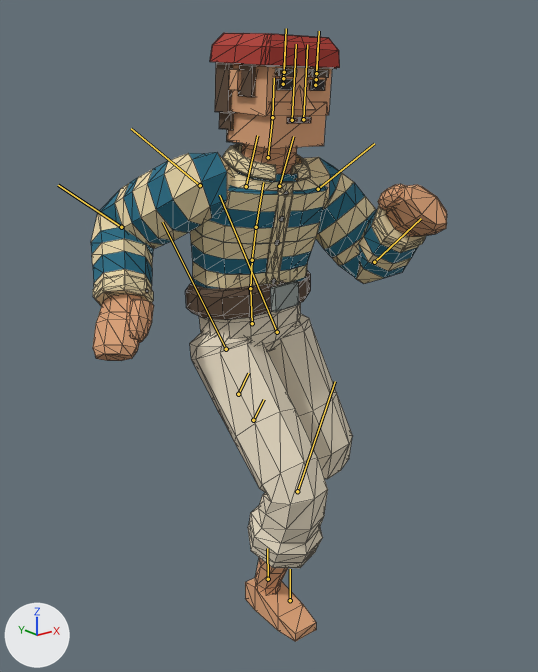
Before and after pictures for a commit that changed the glTF model public/assets/animations/run.glb.
The view is the same before and after, from a 50 mm camera at (-1.351, -1.619, 1.403) aimed at (-0.171, -0.144, 0.813). The axes (+X, +Y, +Z) are drawn at lower left. The lights are the same throughout. The older version comes first. Both versions are drawn at frame 8 of the action 'Run'; the numbers are the values there. The bones that change, and the others that lie on the model, are drawn over the model as lines. Mesh edges are drawn as thin lines.

Names of what the first picture shows: 'Mesh_0', 'attach-belt-mesh', 'attach-bottom-mesh', 'attach-hair-mesh', 'attach-hat-mesh', 'attach-top-mesh'.
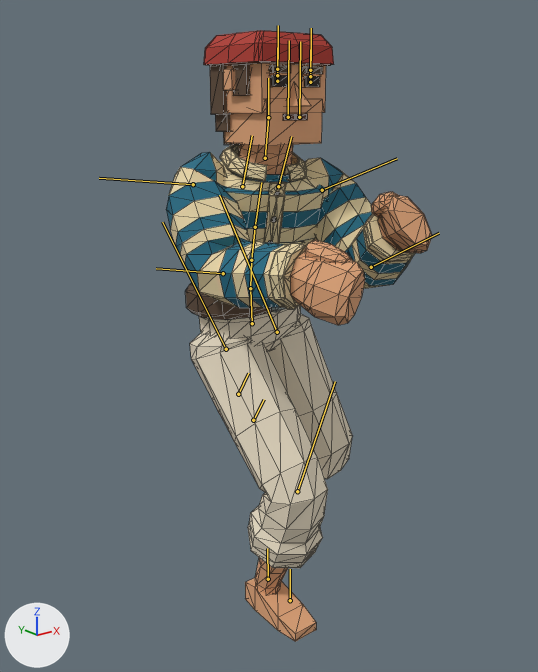
Boxes [x1, y1, x2, y2] around the edits, measured in the pictures (538 x 672 px):
'attach-top-mesh', posed (26% narrower)
    before: [91, 144, 426, 305]
    after: [166, 145, 415, 309]
'Mesh_0', posed
    before: [93, 64, 447, 642]
    after: [218, 63, 432, 642]
'attach-hat-mesh', posed
    before: [210, 33, 340, 68]
    after: [204, 31, 334, 65]
'attach-hair-mesh', posed
    before: [215, 62, 336, 143]
    after: [210, 61, 330, 145]
'attach-belt-mesh', unchanged, covered by the edit
    before: [185, 271, 311, 320]
    after: [185, 283, 286, 320]
bone 'Spine', root to tip
    before: (250, 288) to (252, 260)
    after: (250, 288) to (251, 260)
bone 'Spine1', root to tip
    before: (252, 260) to (256, 227)
    after: (251, 260) to (255, 227)
bone 'Spine2', root to tip
    before: (256, 227) to (263, 182)
    after: (255, 227) to (261, 182)
bone 'Neck', root to tip
    before: (268, 157) to (272, 117)
    after: (265, 158) to (268, 117)
bone 'Head', root to tip
    before: (272, 117) to (274, 78)
    after: (268, 117) to (268, 78)
bone 'LeftArm', root to tip
    before: (318, 189) to (374, 143)
    after: (322, 190) to (397, 158)
bone 'LeftForeArm', root to tip
    before: (374, 262) to (421, 218)
    after: (371, 267) to (439, 233)
bone 'RightArm', root to tip
    before: (200, 185) to (131, 128)
    after: (193, 184) to (99, 178)
bone 'RightForeArm', root to tip
    before: (121, 227) to (58, 185)
    after: (223, 273) to (156, 268)

The edits, one by one:
Bone 'Spine' (bone_spine) turns from (8, -13, -2) to (8, -16, -2) degrees about its own x, y and z.
Bone 'Spine1' (bone_spine1) turns from (6, -3, -1) to (6, -6, 0) degrees about its own x, y and z.
Bone 'Spine2' (bone_spine2) turns from (5, -2, -1) to (5, -5, 0) degrees about its own x, y and z.
Bone 'Neck' (bone_neck) turns from (-6, 6, 0) to (-7, 10, -1) degrees about its own x, y and z.
Bone 'Head' (bone_head) turns from (-6, 4, 0) to (-10, 8, -1) degrees about its own x, y and z.
Bone 'LeftArm' (bone_leftarm) turns from (-18, -40, -47) to (-9, -55, -59) degrees about its own x, y and z.
Bone 'LeftForeArm' (bone_leftforearm) turns from (0, -107, 0) to (54, -87, -54) degrees about its own x, y and z.
Bone 'RightArm' (bone_rightarm) turns from (7, -32, 53) to (22, 56, 102) degrees about its own x, y and z.
Bone 'RightForeArm' (bone_rightforearm) turns from (0, 88, 0) to (27, 56, 27) degrees about its own x, y and z.
